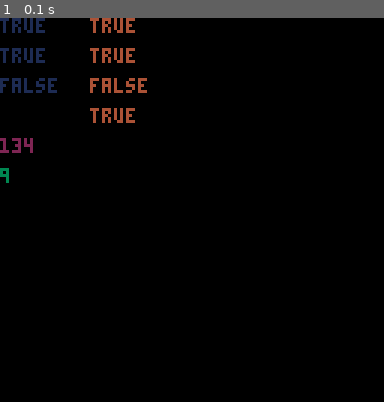
Above: before the commit, frame 1.
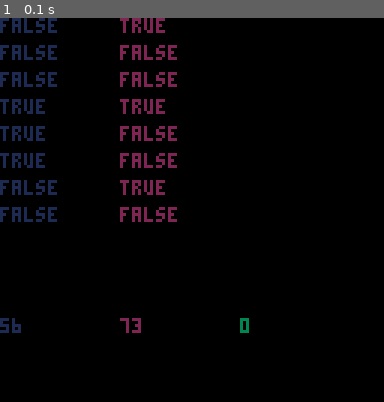
Above: after the commit, the same moment.

Repository: neilpopham/pico8
Game: PICO-8 cartridge tests/fset.p8
Two runs of this game, one before a commit and one after it. Both use one fixed random seed, a clock stepped at 60 frames per second and the inputs below.
Inputs:
- Up to frame 1 (0.1 s): no input

The runs differ from the first frame. In frame 1, 5.5% of the frame differs, in the area x 0-65%, y 0-83%.

Commit message:
Only 128 sprites

Diff:
--- a/tests/fset.p8
+++ b/tests/fset.p8
@@ -20,8 +20,10 @@
    sprf[s+1]=i
   else
    if sprf[s+1]==nil then sprf[s+1]=0 end
-   if b then p=2 else p=-2 end
-   sprf[s+1]=sprf[s+1]+(p^i)
+   e=_fget(s,i)
+   if (e and not b) or (not e and b) then
+    sprf[s+1]=sprf[s+1]+(b and 2^i or -2^i)
+   end
   end
 end
 
@@ -58,15 +60,38 @@
 function _init()
  _fset(0,0,true)
  _fset(0,3,true)
- --_fset(0,9)
+
+ _fset(0,4,true)
+ _fset(0,4,false)
+ --fset(0,3,false)
+
  _fset(1,134)
- --_fset(1,1,true)
- --_fset(1,2,true)
- --_fset(1,7,true)
+ --fset(1,1,true)
+ --fset(1,2,true)
+ --fset(1,7,true)
+ _fset(1,7,false)
+ _fset(1,1,false)
+
+
+ _fset(0,0)
+ _fset(1,0)
+
+ _fset(0,0,true)
+ _fset(0,1,true)
+ _fset(0,2,true)
+ _fset(0,2,false)
+ _fset(0,3,true)
+
+ _fset(1,0,true)
+ _fset(1,1,true)
+ _fset(1,4,true)
+
+ _fset(0, 56)
+ _fset(1, 73)
 
  -- dump fget data to an array format that can be used in tic-80 code
  d=""
- for s=0,255,1 do
+ for s=0,127 do
   d=d..fget(s)..","
  end
  printh(d,"@clip")
@@ -93,15 +118,21 @@
  end
 ]]
 
- print(_fget(0,0),0,0,1)
- print(_fget(0,3),0,10,1)
- print(_fget(0,5),0,20,1)
- print(_fget(1),0,40,2)
- print(_fget(0),0,50,3)
+ for s=0,1 do
+  for i=0,7 do
+   print(_fget(s,i),s*40,i*9,s+1)
+  end
+ end
 
- print(_fget(1,1),30,0,4)
- print(_fget(1,2),30,10,4)
- print(_fget(1,3),30,20,4)
- print(_fget(1,7),30,30,4)
+ print(_fget(0),0,100,1)
+ print(_fget(1),40,100,2)
+ print(_fget(2),80,100,3)
+
+ spr(0,0,0)
 
 end
+
+
+__gff__
+0f00000000000000000000000000000000000000000000000000000000000000000000000000000000000000000000000000000000000000000000000000000000000000000000000000000000000000000000000000000000000000000000000000000000000000000000000000000000000000000000000000000000000000
+0000000000000000000000000000000000000000000000000000000000000000000000000000000000000000000000000000000000000000000000000000000000000000000000000000000000000000000000000000000000000000000000000000000000000000000000000000000000000000000000000000000000000000
